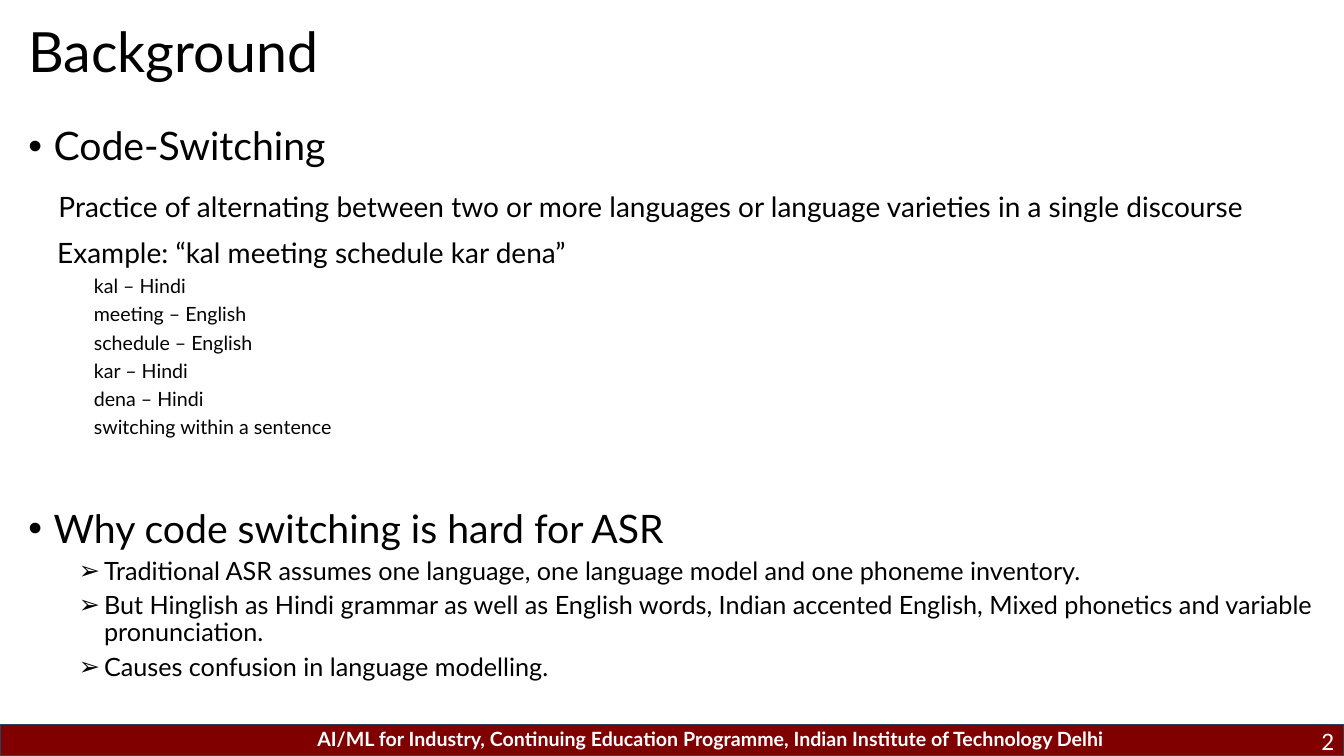
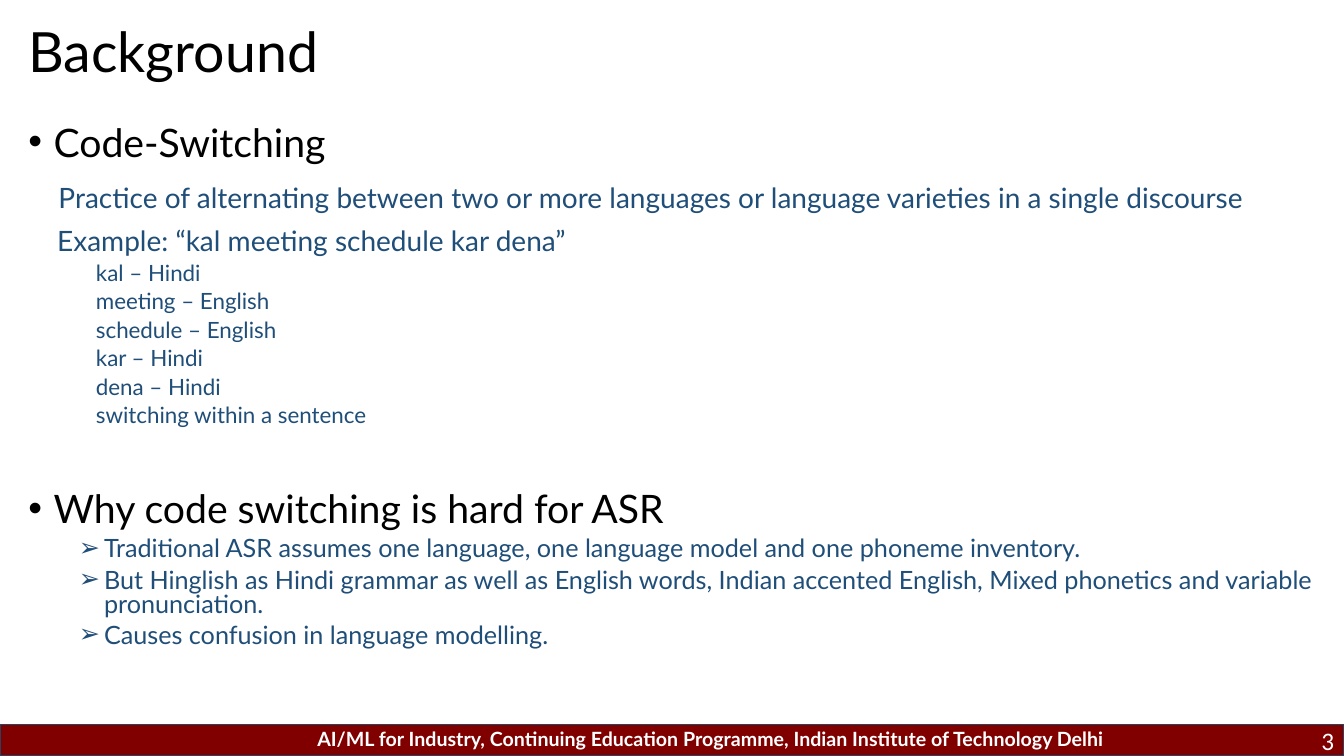
Before and after one commit to vineetdev/ai-ml-concepts-study, a slide deck: slide 3 of Projects/End-Project/PresentationTemplate-VineetSrivastava.pptx (slide 2 before the commit). Drawn at 1344x756 pixels with LibreOffice and Linux fonts; fonts in the diff are those of the drawing; background and template pictures are left out. Boxes give left, top, right and bottom in pixels: in the first picture for what was removed or moved away, otherwise in the second. Text is boxed around its words. In the diff, an @@ line names an element or a change of style, - is before the commit and + after.

```diff
--- a/Projects/End-Project/PresentationTemplate-VineetSrivastava.pptx
+++ b/Projects/End-Project/PresentationTemplate-VineetSrivastava.pptx
@@ text "Code-Switching" at (54,128,1311,649): text colour #000000 to #1F4E79; size 14 to 16 pt in "kal – Hindi", "meeting – English", "schedule – English", "kar – Hindi" and 2 more places; line spacing 0.9 to 0.8 @@
@@ page number at (1321,733,1334,756): text changed @@
-2
+3
```
Also in this commit, not shown: 3 other slides changed, 1 slide added.
